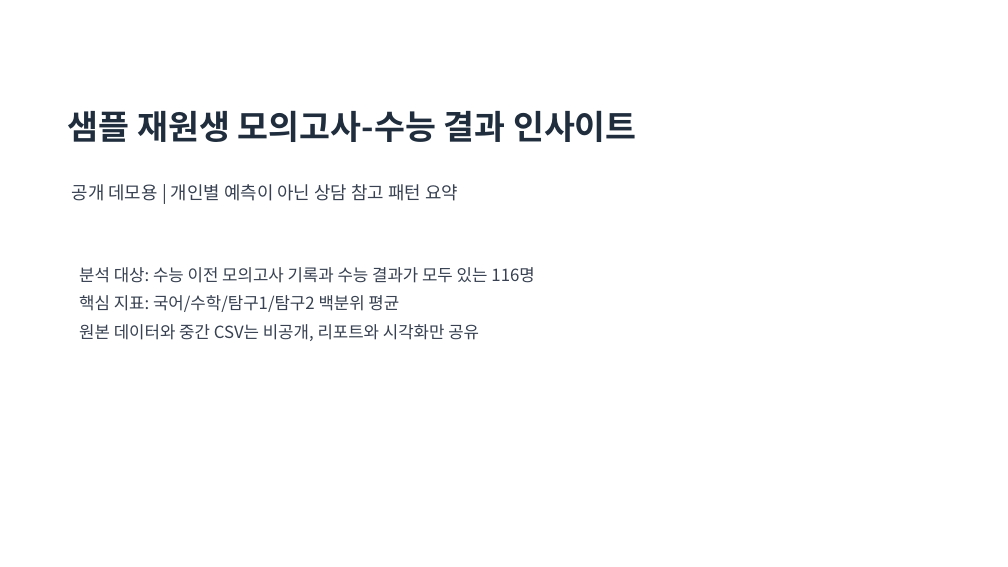
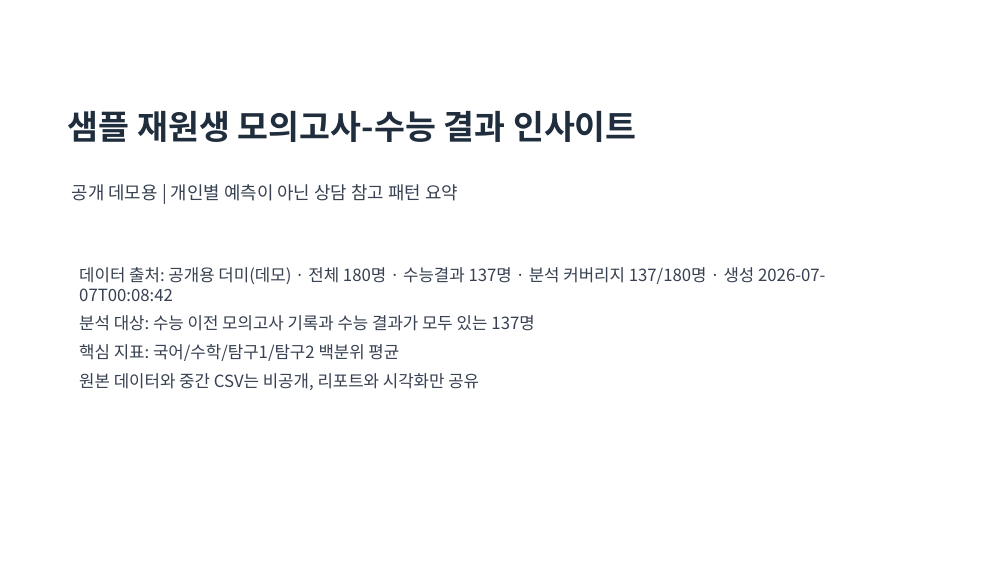
Before and after one commit to ho66220-boop/mock-exam-trend-analysis, a slide deck: slide 1 of output/reports/mock_exam_insight_teacher_briefing.pptx. Drawn at 1008x567 pixels with LibreOffice and Linux fonts; fonts in the diff are those of the drawing. Boxes give left, top, right and bottom in pixels: in the first picture for what was removed or moved away, otherwise in the second. Text is boxed around its words. In the diff, an @@ line names an element or a change of style, - is before the commit and + after.

```diff
--- a/output/reports/mock_exam_insight_teacher_briefing.pptx
+++ b/output/reports/mock_exam_insight_teacher_briefing.pptx
@@ text at bbox=[79, 267, 825, 331]: text changed @@
-분석 대상: 수능 이전 모의고사 기록과 수능 결과가 모두 있는 116명
+데이터 출처: 공개용 더미(데모) · 전체 180명 · 수능결과 137명 · 분석 커버리지 137/180명 · 생성 2026-07-07T00:08:42
+분석 대상: 수능 이전 모의고사 기록과 수능 결과가 모두 있는 137명
```
Also in this commit, not shown: 2 other slides changed, 14 other files.
